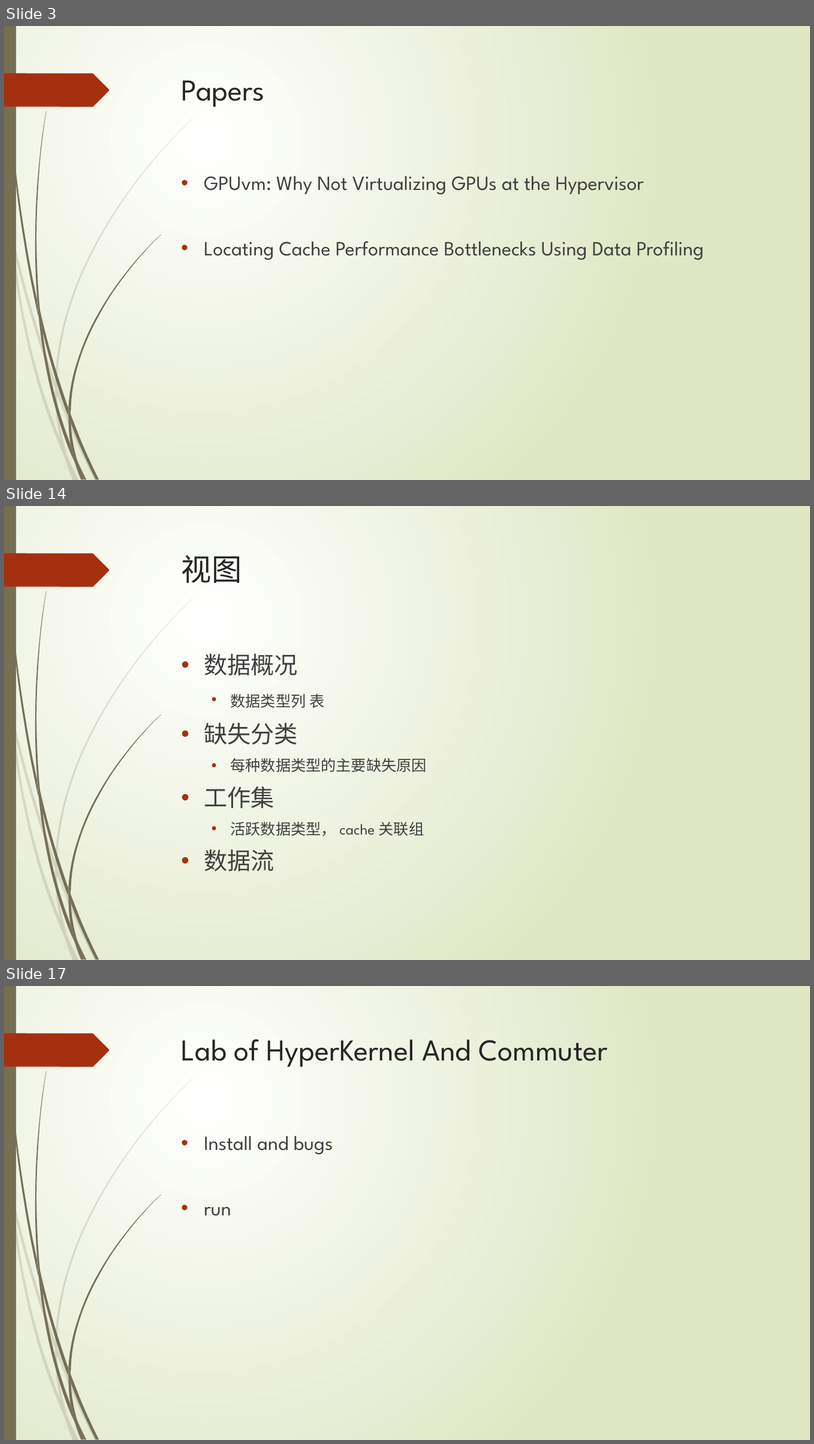
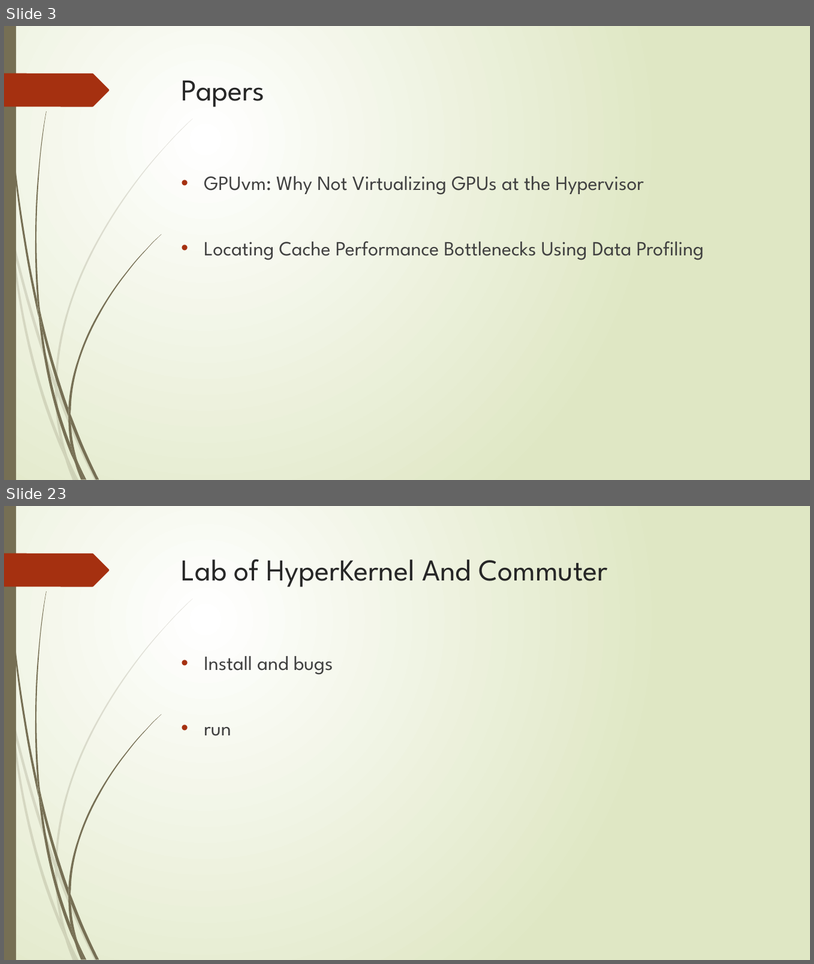
Before and after one commit to GLjun/OS_gaowei, a slide deck: 高伟.pptx. Shown one above the other, each under a label of ours: slides 3, 14 and 17 before the commit, slides 3 and 23 after it; the slides between them are not shown. The pictures are 814x1444 and 814x964 pixels, drawn with LibreOffice and Linux fonts; fonts in the diff are those of the drawing. Boxes give left, top, right and bottom in pixels: in the first picture for what was removed or moved away, otherwise in the second. Text is boxed around its words. In the diff, an @@ line names an element or a change of style, - is before the commit and + after.

```diff
--- a/高伟.pptx
+++ b/高伟.pptx
@@ slide 14 removed at [4, 506, 810, 960], background gradient #FFFFFF to #DFE8C4; not listed: 24 template elements that a slide beside it also shows @@
@@ title removed at [182, 555, 242, 583] @@
-视图
@@ text removed at [204, 654, 427, 871] @@
-• 数据概况
-  • 数据类型列 表
-• 缺失分类
-  • 每种数据类型的主要缺失原因
-• 工作集
-  • 活跃数据类型， cache 关联组
-• 数据流
@@ what was slide 17 is now slide 23 @@
```
Also in this commit, not shown: 15 slides changed, 10 slides added, 2 other slides removed.
